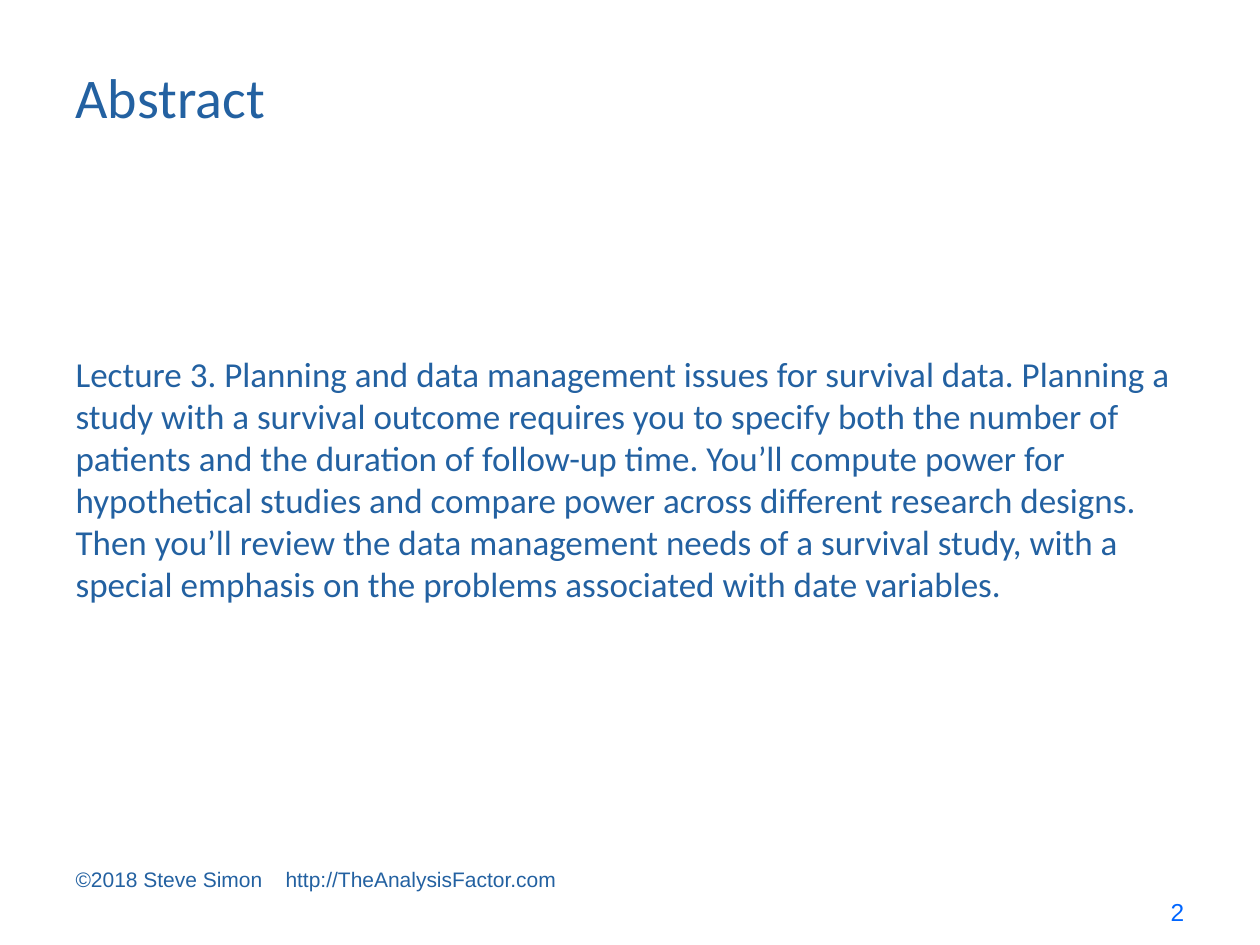
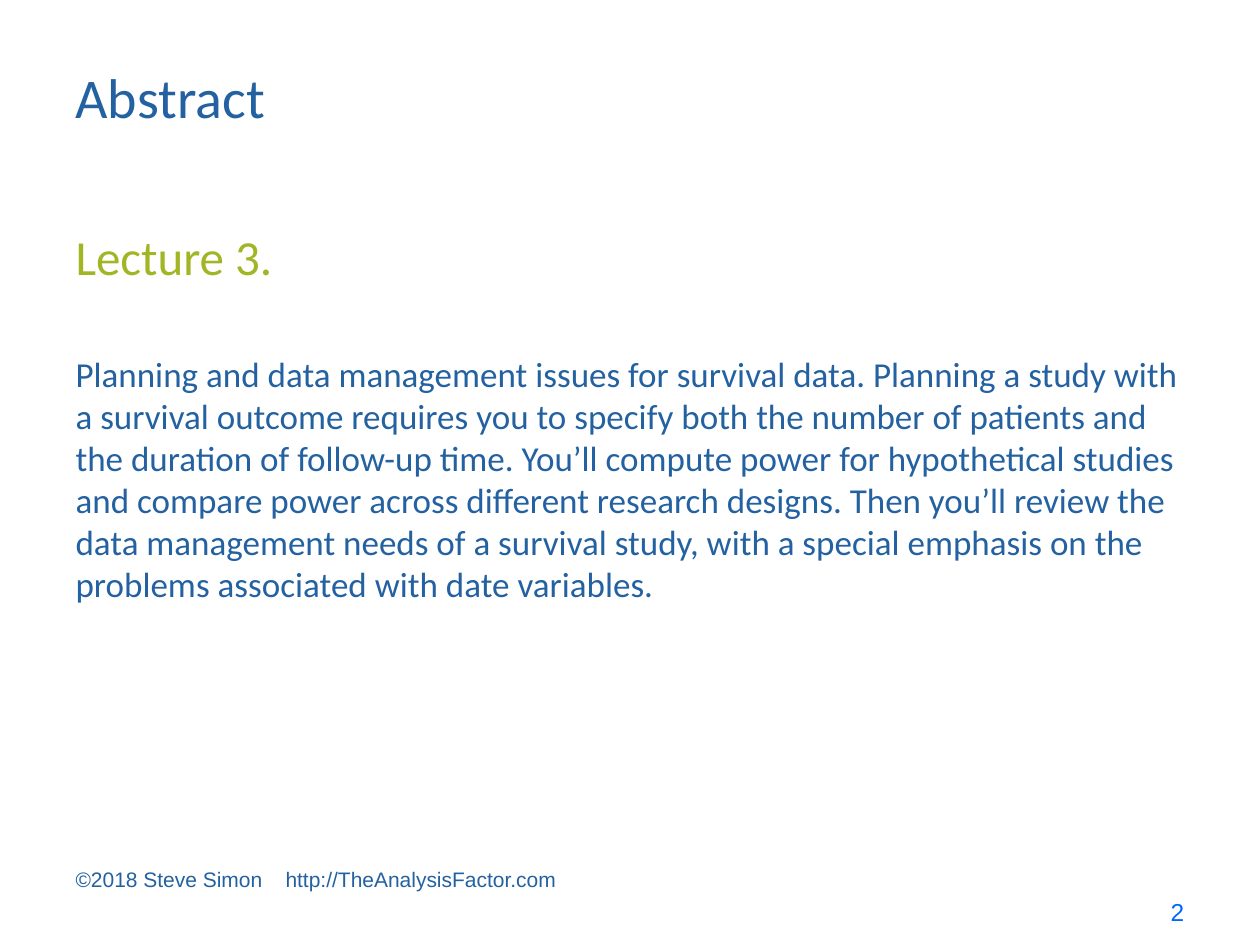
Before and after one commit to pmean/survival-models, a slide deck: slide 2 of bin/survival lecture 3.pptx. Drawn at 1260x945 pixels with LibreOffice and Linux fonts; fonts in the diff are those of the drawing. Boxes give left, top, right and bottom in pixels: in the first picture for what was removed or moved away, otherwise in the second. Text is boxed around its words. In the diff, an @@ line names an element or a change of style, - is before the commit and + after.

Commit message:
Added interpretation of hazard ratio to survival lecture 3.

```diff
--- a/bin/survival lecture 3.pptx
+++ b/bin/survival lecture 3.pptx
@@ text added at (x1=76, y1=243, x2=272, y2=276), 28 pt, text #A2B525 @@
+Lecture 3.
@@ text at (x1=76, y1=362, x2=1177, y2=603): text changed @@
-Lecture 3. Planning and data management issues for survival data. Planning a study with a survival outcome requires you to specify both the number of patients and the duration of follow-up time. You’ll compute power for hypothetical studies and compare power across different research designs. Then you’ll review the data management needs of a survival study, with a special emphasis on the problems associated with date variables.
+Planning and data management issues for survival data. Planning a study with a survival outcome requires you to specify both the number of patients and the duration of follow-up time. You’ll compute power for hypothetical studies and compare power across different research designs. Then you’ll review the data management needs of a survival study, with a special emphasis on the problems associated with date variables.
```
Also in this commit, not shown: 4 other slides changed, 16 slides added, 1 slide removed, 3 other files.
